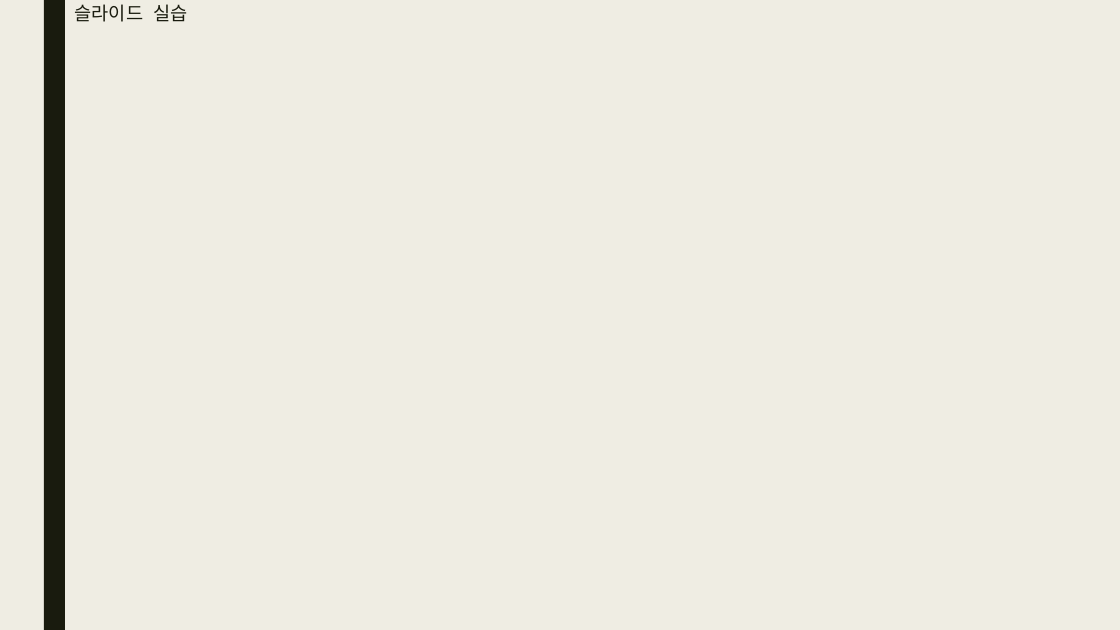
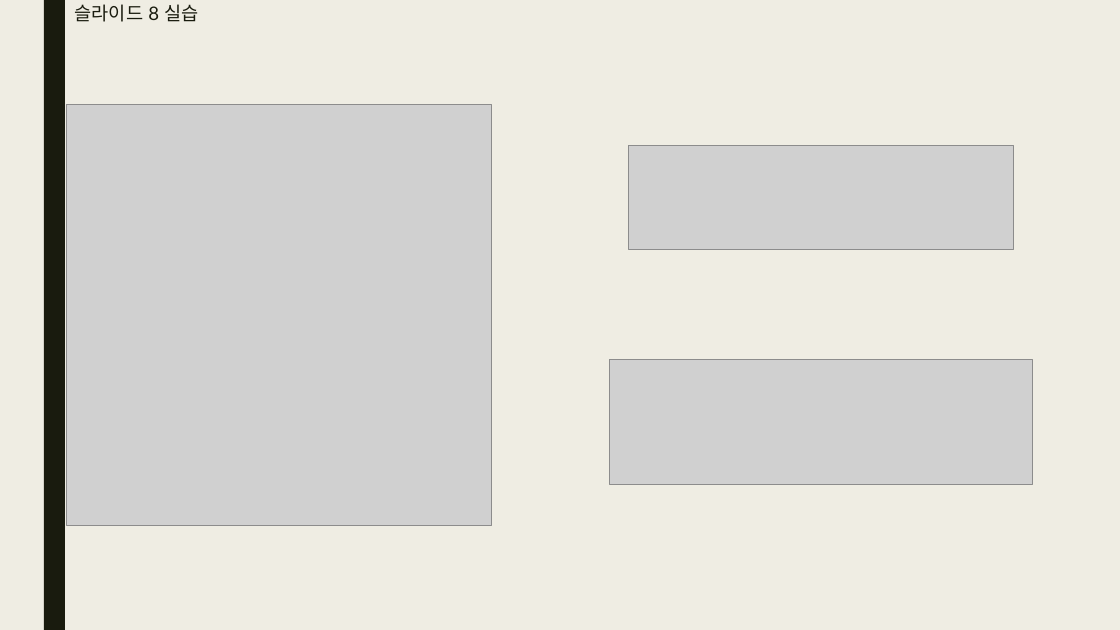
Before and after one commit to bino0130/politec-frontend, a slide deck: slide 3 of 기업업무 과제/기업업무 2강 과제(JavaScript 2) 남정현.pptx (slide 6 before the commit). Drawn at 1120x630 pixels with LibreOffice and Linux fonts; fonts in the diff are those of the drawing; grey boxes stand for pictures. Boxes give left, top, right and bottom in pixels: in the first picture for what was removed or moved away, otherwise in the second. Text is boxed around its words. In the diff, an @@ line names an element or a change of style, - is before the commit and + after.

```diff
--- a/기업업무 과제/기업업무 2강 과제(JavaScript 2) 남정현.pptx
+++ b/기업업무 과제/기업업무 2강 과제(JavaScript 2) 남정현.pptx
@@ title at box(75, 4, 198, 22): text changed @@
-슬라이드 실습
+슬라이드 8 실습
@@ picture added at box(66, 104, 492, 526) @@
@@ picture added at box(628, 146, 1013, 250) @@
@@ picture added at box(610, 360, 1033, 485) @@
```
Also in this commit, not shown: 12 other slides changed, 9 slides removed.
